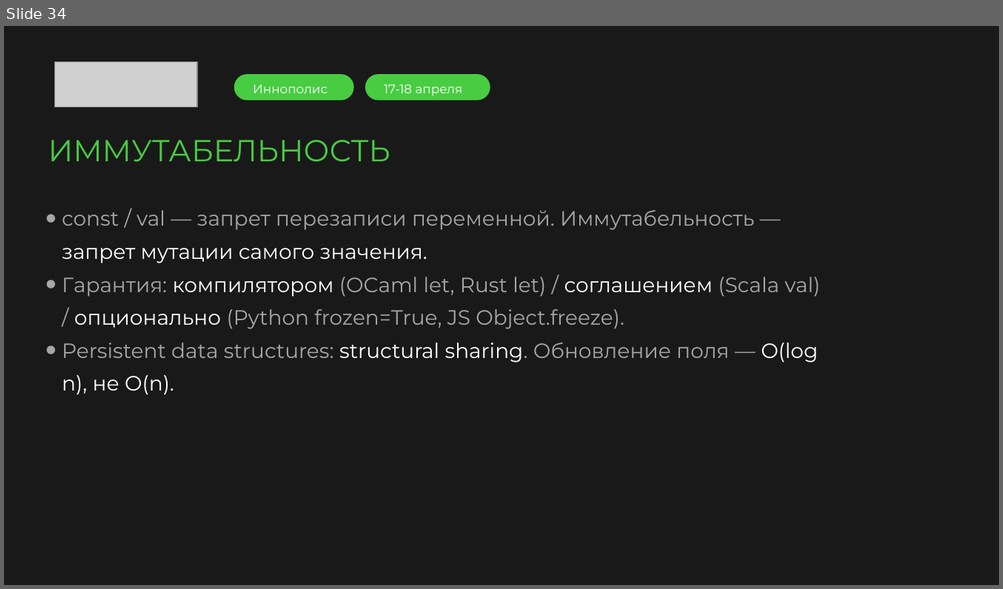
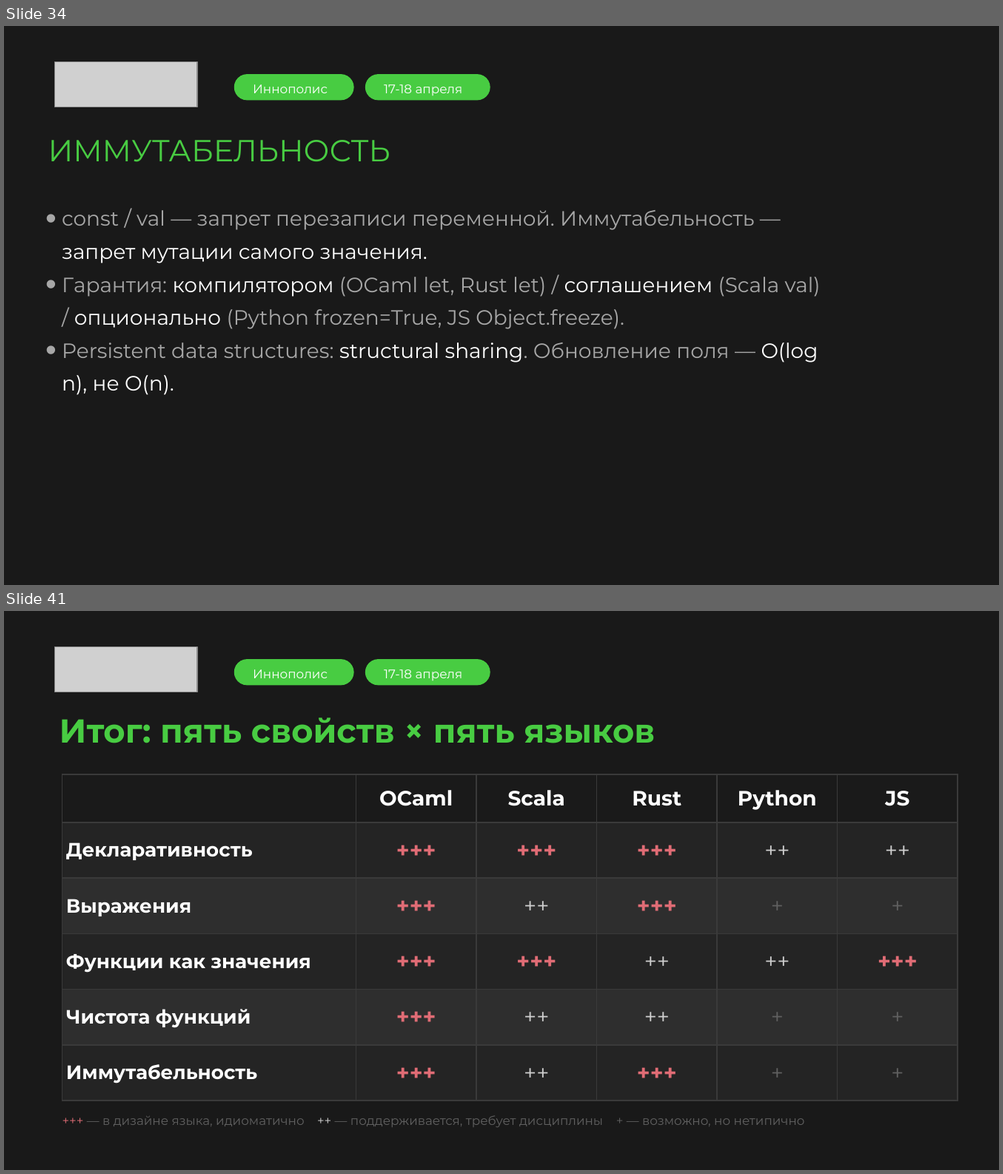
Before and after one commit to argent-smith/presentations, a slide deck: FP_Talk_2026/merge/presentation.pptx. Shown one above the other, each under a label of ours: slide 34 before the commit, slides 34 and 41 after it; the slides between them are not shown. The pictures are 1003x589 and 1003x1174 pixels, drawn with LibreOffice and Linux fonts; fonts in the diff are those of the drawing; grey boxes stand for pictures; background and template pictures are left out. Boxes give left, top, right and bottom in pixels: in the first picture for what was removed or moved away, otherwise in the second. Text is boxed around its words. In the diff, an @@ line names an element or a change of style, - is before the commit and + after.

```diff
--- a/FP_Talk_2026/merge/presentation.pptx
+++ b/FP_Talk_2026/merge/presentation.pptx
@@ slide 41 added at (x1=4, y1=611, x2=999, y2=1170), background picture (left out) @@
@@ picture added at (x1=55, y1=647, x2=197, y2=692) @@
@@ rounded rectangle added at (x1=233, y1=659, x2=353, y2=684), fill #48CC42 @@
@@ text added at (x1=253, y1=669, x2=327, y2=678), 9 pt, text #FFFFFF @@
+Иннополис
@@ rounded rectangle added at (x1=365, y1=659, x2=490, y2=684), fill #48CC42 @@
@@ text added at (x1=384, y1=669, x2=463, y2=681), 9 pt, text #FFFFFF @@
+17-18 апреля
@@ text added at (x1=60, y1=718, x2=654, y2=743), 24 pt, text #48CC42, bold @@
+Итог: пять свойств × пять языков
@@ table added at (x1=62, y1=775, x2=957, y2=1102), 6 rows, 6 columns @@
+ | OCaml | Scala | Rust | Python | JS
+Декларативность | +++ | +++ | +++ | ++ | ++
+Выражения | +++ | ++ | +++ | + | +
+Функции как значения | +++ | +++ | ++ | ++ | +++
+Чистота функций | +++ | ++ | ++ | + | +
+Иммутабельность | +++ | ++ | +++ | + | +
@@ text added at (x1=102, y1=1116, x2=805, y2=1128), 9 pt, text #606060 @@
++++ — в дизайне языка, идиоматично ++ — поддерживается, требует дисциплины + — возможно, но нетипично
```
Also in this commit, not shown: 6 slides changed, 1 other file.
